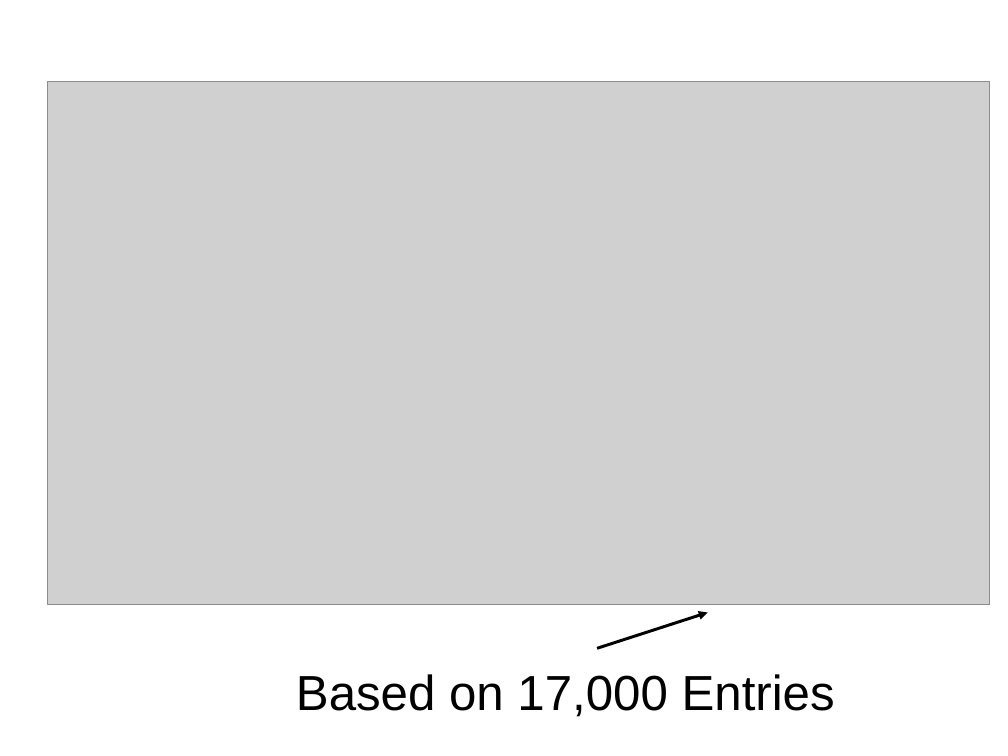
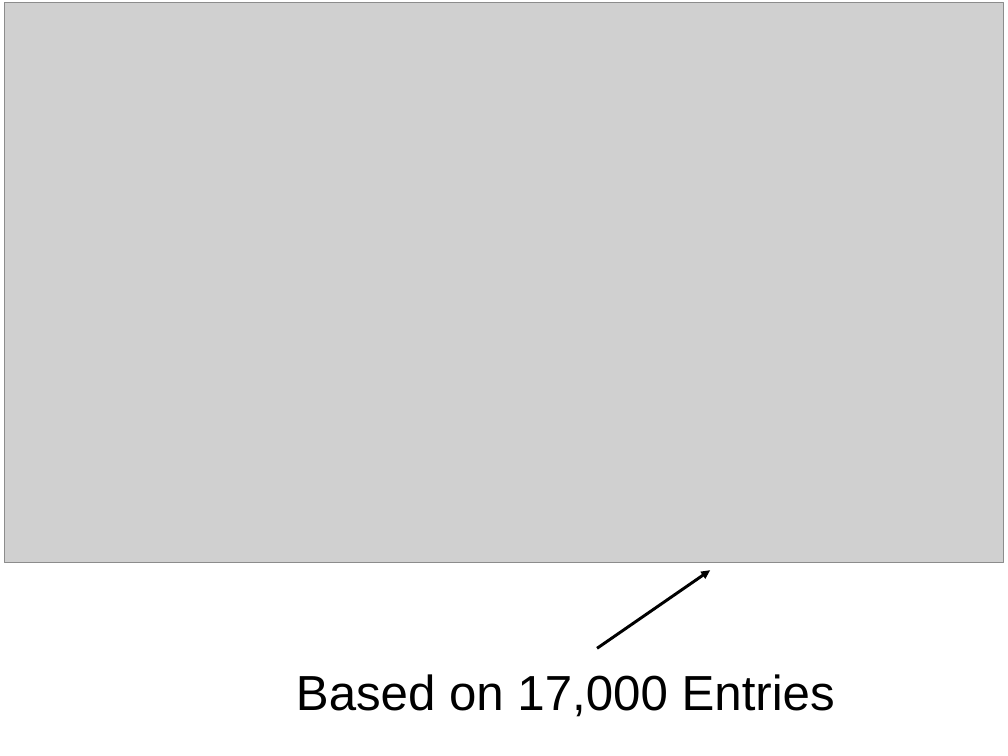
Before and after one commit to caxenie/intellihire, a slide deck: slide 9 of business/Presentation.pptx. Drawn at 1008x756 pixels with LibreOffice and Linux fonts; fonts in the diff are those of the drawing; grey boxes stand for pictures; background and template pictures are left out. Boxes give left, top, right and bottom in pixels: in the first picture for what was removed or moved away, otherwise in the second. Text is boxed around its words. In the diff, an @@ line names an element or a change of style, - is before the commit and + after.

```diff
--- a/business/Presentation.pptx
+++ b/business/Presentation.pptx
@@ picture: place and size @@
-picture at (47, 82, 990, 604)
+picture at (4, 3, 1004, 563)
@@ arrow moved from (597, 649) - (707, 612) to (597, 649) - (710, 571) @@
```
Also in this commit, not shown: 1 other slide changed, 2 other files.
